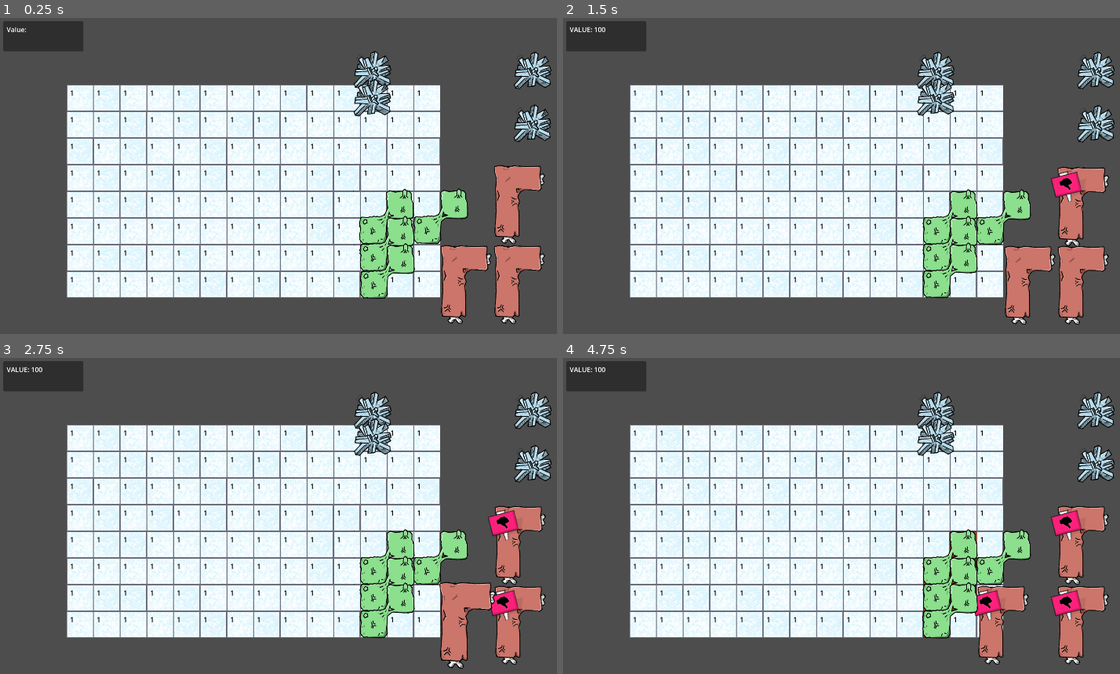
Above: before the commit, frames 1-4 (two rows, left to right).
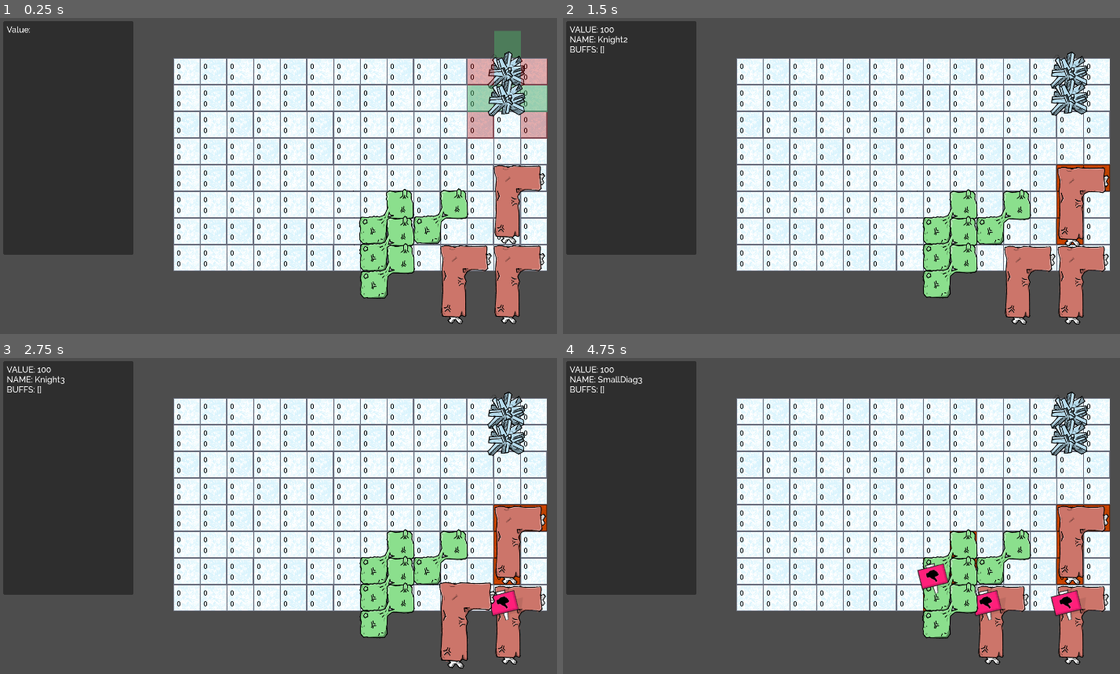
Above: after the commit, the same moments.

Repository: cliftonpatty/pelagi
Game: Godot game, scene res://scenes/world/sorting/ice_box.tscn
The game is run twice, just before and just after one commit, with the same random seed, the same clock (stepped at 60 frames per second) and the same inputs. This scene is started directly instead of the project's main scene.
Inputs (mouse positions are in pixels of both pictures, inside the frame that each line leads up to):
- Up to frame 1 (0.25 s): no input
- Up to frame 2 (1.5 s): move the mouse to (1069, 207) at 0.52 s; press the mouse at (1069, 207) at 0.53 s; hold D (RightMove) 0.53-1.28 s; tap Enter at 1.25 s; move the mouse to (1069, 286) at 1.27 s; release the mouse at (1069, 286) at 1.28 s; hold A (LeftMove) from 1.28 s (still down); tap Shift (Drill) at 1.35 s
- Up to frame 3 (2.75 s): click (506, 626) at 1.55 s; move the mouse to (451, 626) at 2.02 s; release A (LeftMove) at 2.03 s; press the mouse at (451, 626) at 2.03 s; hold D (RightMove) from 2.03 s (still down)
- Up to frame 4 (4.75 s): tap Space at 2.75 s; move the mouse to (936, 598) at 2.77 s; release the mouse at (936, 598) at 2.78 s; tap R (RotateTetro) at 2.85 s; click (936, 598) at 3.05 s; move the mouse to (936, 569) at 3.52 s; release D (RightMove) at 3.53 s; press the mouse at (936, 569) at 3.53 s; hold A (LeftMove) from 3.53 s (still down); tap Enter at 4.25 s; move the mouse to (936, 623) at 4.27 s; release the mouse at (936, 623) at 4.28 s; tap Shift (Drill) at 4.35 s; click (936, 623) at 4.55 s

The runs differ from the first frame. In frame 1, 44% of the frame differs, in the area x 0-100%, y 0-97%; in frame 2, 44%; in frame 3, 44%; in frame 4, 45%.

Commit message:
Grid Basics complete. Buffs and Debuffs complete. Testing Normal Maps.

Diff:
--- /dev/null
+++ b/assets/style_boxes/deco_range_helper.tres
@@ -0,0 +1,5 @@
+[gd_resource type="StyleBoxFlat" format=3 uid="uid://dqwayhj66rih4"]
+
+[resource]
+resource_name = "normal"
+bg_color = Color(0.819608, 0.290196, 0.141176, 1)
--- a/project.godot
+++ b/project.godot
@@ -64,6 +64,7 @@
 [debug]
 
 gdscript/warnings/unused_variable=0
+gdscript/warnings/unused_parameter=0
 gdscript/warnings/integer_division=0
 
 [display]
--- a/scenes/meat/base_deco.gd
+++ b/scenes/meat/base_deco.gd
@@ -2,30 +2,136 @@
 
 class_name Deco
 
-@export var decoRange : int = 1
+@onready var indicatorInst : PackedScene = preload("res://scenes/meat/deco_range_helper.tscn")
+
+@onready var panelParent : Control = $PanelParent
+
+@export var decoRange : int = 2
+
+@export var buffValue : int = 2
 ##The direction this decorations buffs head in
 ##they expand one block in each direction for each 'range'
-@export_enum( "Vertical Line", "Horizontal Line", "Cross", "Diag", "Square") var decoSpreadType: int
+@export_enum( "Vertical Line", "Horizontal Line", "Cross", "Diag", "Square") var decoBuffType: int
+
+@export var debuffValue : int = 4
+##USUALLY NONE
+##The direction this decorations debuffs head in
+##they expand one block in each direction for each 'range'
+@export_enum( "Vertical Line", "Horizontal Line", "Cross", "Diag", "Square", "None") var decoDebuffType: int = 5
+
+var buffLocations : Dictionary = {}
 
 func _ready() -> void:
+	if decoDebuffType == decoBuffType:
+		push_warning("You've got stacked Buffs and Debuffs - Prob Unintentional")
+
+	posArray.append(Vector2.ZERO)
 	super() #Run our parent ready func (the script we extend from)
-	match decoSpreadType:
+	match decoBuffType:
 		0: # Vertical
-			print('vertical')
+			up_and_down(true)
 		1: # Horizontal
-			print('Horizontal')
+			left_and_right(true)
 		2: # Cross
-			print('cross')
+			up_and_down(true)
+			left_and_right(true)
 		3: # Diag
-			print('diag')
+			diag(true)
 		4: # Square
-			print('square')
+			square(true)
+
+	match decoDebuffType:
+		0: # Vertical
+			up_and_down(false)
+		1: # Horizontal
+			left_and_right(false)
+		2: # Cross
+			up_and_down(false)
+			left_and_right(false)
+		3: # Diag
+			diag(false)
+		4: # Square
+			square(false)
+		5: # NONE
+			pass
+
+	buffLocations = get_deco_locations()
+
+func get_deco_locations() -> Dictionary:
+	var returnDict = {}
+	for panel in panelParent.get_children():
+		var location = Vector2(
+			to_global(panel.position).x/gridSize,
+			to_global(panel.position).y/gridSize
+		)
+
+		var myGroup
+		if panel.is_in_group('buff'):
+			myGroup = 'buff'
+		if panel.is_in_group('debuff'):
+			myGroup = 'debuff'
+
+		returnDict[round(location)] = {
+			'parent' : self,
+			'group' : myGroup
+		}
+
+	return returnDict
 
 
-func on_settle():
-	pass
+func up_and_down(buff : bool):
+	for i in range(-decoRange, decoRange + 1):
+		if i != 0:
+			add_block(Vector2(0, i * gridSize), buff)
+
+func left_and_right(buff : bool):
+	for i in range(-decoRange, decoRange + 1):
+		if i != 0:
+			add_block(Vector2(i * gridSize, 0), buff)
+
+func diag(buff : bool):
+	for i in range(-decoRange, decoRange + 1):
+		if i != 0:
+			add_block(Vector2(i * gridSize,i * gridSize), buff)
+			add_block(Vector2(i * gridSize,-(i * gridSize)), buff)
+
+func square(buff : bool):
+	#I hate this but it works and it's fast so whatever.
+	var locations : Array[Vector2] = []
+	for i in range(-decoRange, decoRange + 1):
+		var testLoc = Vector2(-(i * gridSize),-(decoRange * gridSize))
+		if !locations.has(testLoc):
+			locations.append( testLoc )
+		testLoc = Vector2(-(i * gridSize), decoRange * gridSize)
+		if !locations.has(testLoc):
+			locations.append( testLoc )
+		testLoc = Vector2(-(decoRange * gridSize),-(i * gridSize))
+		if !locations.has(testLoc):
+			locations.append( testLoc )
+		testLoc = Vector2(decoRange * gridSize,-(i * gridSize))
+		if !locations.has(testLoc):
+			locations.append( testLoc )
+
+	for x in locations:
+		add_block(x, buff)
+
+func add_block(loc : Vector2, buff : bool):
+	var newIndicator = indicatorInst.instantiate()
+	panelParent.call_deferred("add_child", newIndicator)
+	newIndicator.position = loc
+	newIndicator.toggle_color(buff)
 
 
-#Overwriting this
-func buff_toggle(active : bool, obj):
-	pass
+func dropped_extended():
+	updated_deco_coverage()
+
+#Get the gridblocks underneath our decoration locations
+
+func updated_deco_coverage():
+	buffLocations.clear()
+	buffLocations = get_deco_locations()
+
+
+func update_held(v):
+	for panel in panelParent.get_children():
+		panel.colorIndicator.visible = v
--- a/scenes/meat/base_deco.tscn
+++ b/scenes/meat/base_deco.tscn
@@ -5,16 +5,24 @@
 [ext_resource type="Texture2D" uid="uid://baf0n0be7uc73" path="res://assets/images/meat/tetro/deco_crystal.png" id="2_j8546"]
 
 [node name="BaseDeco" instance=ExtResource("1_y5ved")]
+position = Vector2(0, 0)
 script = ExtResource("2_g6ynj")
-decoRange = 1
-decoSpreadType = 2
+decoRange = 2
+buffValue = 2
+decoBuffType = 0
+debuffValue = 4
+decoDebuffType = 1
 
-[node name="CollisionPolygon2D" type="CollisionPolygon2D" parent="." index="0"]
+[node name="PanelParent" type="Control" parent="." index="0"]
+layout_mode = 3
+anchors_preset = 0
+
+[node name="CollisionPolygon2D" type="CollisionPolygon2D" parent="." index="1"]
 position = Vector2(3.8147e-06, 0)
 scale = Vector2(0.334204, 0.324873)
 polygon = PackedVector2Array(-95.7499, -98.5, -95.7499, -73.875, -113.703, -40.0156, -113.703, -12.3125, -128.664, -6.1 …(513 unchanged characters)…
 
-[node name="Sprite2D" parent="." index="1"]
+[node name="Sprite2D" parent="." index="2"]
 position = Vector2(3.8147e-06, 0)
 texture = ExtResource("2_j8546")
 
--- a/scenes/meat/base_tetro.gd
+++ b/scenes/meat/base_tetro.gd
@@ -6,20 +6,27 @@
 @export var valueMoney : int = 100
 @export var valueOnSpecial : bool = false
 var newValue : int
-var buffData : int = 0 #Eventually an array of dictionaries, just a flat amount now
+var buffData : Array = []#Eventually array of dictionaries, just a flat amount now
 
 #Init Vars and References-------------------------------------------------------
 @onready var sprite = $Sprite2D
 @onready var gridSize : int = SortingGlobals.gridSize #Individual grid block size
 @onready var locationParent : Node2D = $Locations #Parent to individual location markers
-var gridCoverage : int #Lets us know how many total grid blocks this will cover, if needed
+
+#WHAT GRID BLOCKS ARE BELOW US--------------------------------------------------
+#Think of these tetros like moving scanners, updating a 'basket' with whatever
+#objects sit below them
+var blocksBelow : Array[GridBlock] = []
 
 #Grab and Move------------------------------------------------------------------
 var mouseOver : bool = false
 var trueHover : bool = false #Is the mouse over and is this the top object?
-var held : bool = false
-var pickupPoint : Vector2
-var dropTarget : Vector2
+var held : bool :
+	set(v):
+		held = v
+		update_held(v)
+var _pickupPoint : Vector2
+var _dropTarget : Vector2
 var posArray : Array[Vector2]
 
 #Flagged as invalid on the grid (or off the grid)-------------------------------
@@ -38,9 +45,9 @@
 
 
 func _ready() -> void:
+	held = false
 	newValue = valueMoney
-	gridCoverage = locationParent.get_child_count()
-	dropTarget = global_position
+	_dropTarget = global_position
 	spriteScale = sprite.scale
 	originalScale = sprite.scale
 
@@ -48,7 +55,6 @@
 func _on_mouse_entered() -> void:
 	mouseOver = true
 	add_to_group('hovered')
-
 
 
 func _on_mouse_exited() -> void:
@@ -67,11 +73,11 @@
 
 	sprite.scale = lerp(sprite.scale, spriteScale, 10 * delta)
 	if held:
-		dropTarget = get_global_mouse_position() + pickupPoint
+		_dropTarget = get_global_mouse_position() + _pickupPoint
 
 	global_position = lerp(
 		global_position,
-		snapped(dropTarget, Vector2(gridSize, gridSize)),
+		snapped(_dropTarget, Vector2(gridSize, gridSize)),
 		10 * delta
 		)
 
@@ -96,35 +102,31 @@
 	if event.is_action_pressed("MouseLeft"):
 		if mouseOver and is_on_top():
 			held = true
-			pickupPoint = global_position - get_global_mouse_position()
+			_pickupPoint = global_position - get_global_mouse_position()
 			spriteScale *= 1.1
 			emit_signal("discard_position", get_pos_array(), self)
 
 	if event.is_action_released("MouseLeft"):
 		if held:
 			emit_signal("emit_position", get_pos_array(), self)
-
+			dropped_extended() # Extended drop functionality if needed
 		held = false
 		spriteScale = originalScale
-		dropTarget = global_position
-
-		#Runs EVERY tetros settle function - this is to calculate
-		#buffs/debuffs/adjacencies/blah blah blah
-		on_settle()
+		_dropTarget = global_position
 
 	if event.is_action_pressed("RotateTetro"):
 		if held:
 			rotation = rotation + deg_to_rad(90)
 
 #Called externally - from the grid
-func validate_stack(val : bool):
+func validate_stack(val : bool) -> void:
 	$TempFlag.visible = !val
 	flagged = !val
 
 
-#What to do once we are placed and happy
-func on_settle():
+func dropped_extended(): # Extended drop functionality if needed
 	pass
+
 
 #Multiple objects can be hovered at once - next two functions are solving this
 #Ensure that we only grab the top-most tetro
@@ -136,7 +138,7 @@
 	return true
 
 
-func true_hover_actions(active : bool):
+func true_hover_actions(active : bool) -> void:
 	trueHover = active
 	if trueHover:
 		emit_signal("emit_hovered", self)
@@ -144,6 +146,35 @@
 		pass
 
 
-func get_buffed(buff):
-	print(buff)
+func refresh_grid_status():
+	apply_buffs()
+
+
+#Run whenever held is updated---------------------------------------------------
+func update_held(v) -> void:
 	pass
+
+#UPDATE OUR LIST OF BLOCKS BELOW US---------------------------------------------
+func update_blocks_below(block, addIt : bool):
+	if addIt:
+		blocksBelow.append(block)
+	else:
+		blocksBelow.erase(block)
+	apply_buffs()
+
+func apply_buffs():
+	newValue = valueMoney
+
+	if blocksBelow.any(func(el): return el.buffTotal > 0 ):
+		var compareValue : int = 0 #Find highest buff
+		for block in blocksBelow:
+			if block.buffTotal > compareValue:
+				compareValue = block.buffTotal
+		newValue *= compareValue
+
+	if blocksBelow.any(func(el): return el.debuffTotal > 0 ):
+		var compareValue : int = 0 #Find highest debuff
+		for block in blocksBelow:
+			if block.debuffTotal > compareValue:
+				compareValue = block.debuffTotal
+		newValue -= (compareValue * 4)
--- /dev/null
+++ b/scenes/meat/deco_range_helper.gd
@@ -0,0 +1,28 @@
+extends Node2D
+
+@onready var mySize : int = SortingGlobals.gridSize
+@onready var colorIndicator : ColorRect = $ColorRect
+@onready var label : Label = $ColorRect/Label
+@onready var style : StyleBoxFlat = preload("res://assets/style_boxes/deco_range_helper.tres")
+
+@export var buffColor : Color = '4da86883'
+@export var debuffColor : Color = 'b4000052'
+
+# Called when the node enters the scene tree for the first time.
+func _ready() -> void:
+	colorIndicator.size = Vector2(mySize,mySize)
+	pass # Replace with function body.
+
+
+# Called every frame. 'delta' is the elapsed time since the previous frame.
+func _process(delta: float) -> void:
+	pass
+
+func toggle_color(buff:bool) -> void:
+	await ready
+	if buff:
+		colorIndicator.color = buffColor
+		self.add_to_group('buff')
+	else:
+		colorIndicator.color = debuffColor
+		self.add_to_group('debuff')
--- /dev/null
+++ b/scenes/meat/deco_range_helper.tscn
@@ -0,0 +1,26 @@
+[gd_scene load_steps=3 format=3 uid="uid://dy3ky3jwn3p45"]
+
+[ext_resource type="Script" path="res://scenes/meat/deco_range_helper.gd" id="1_d04cq"]
+
+[sub_resource type="Theme" id="Theme_hp2un"]
+
+[node name="deco_range_helper" type="Node2D"]
+script = ExtResource("1_d04cq")
+
+[node name="ColorRect" type="ColorRect" parent="."]
+anchors_preset = 8
+anchor_left = 0.5
+anchor_top = 0.5
+anchor_right = 0.5
+anchor_bottom = 0.5
+offset_left = -32.0
+offset_top = -32.0
+offset_right = 32.0
+offset_bottom = 32.0
+grow_horizontal = 2
+grow_vertical = 2
+theme = SubResource("Theme_hp2un")
+
+[node name="Label" type="Label" parent="ColorRect"]
+offset_right = 64.0
+offset_bottom = 64.0
--- a/scenes/meat/tetro/knight.tscn
+++ b/scenes/meat/tetro/knight.tscn
@@ -1,15 +1,19 @@
-[gd_scene load_steps=4 format=3 uid="uid://b722dv8axjtst"]
+[gd_scene load_steps=5 format=3 uid="uid://b722dv8axjtst"]
 
 [ext_resource type="PackedScene" uid="uid://dsesdly7bd67f" path="res://scenes/meat/base_tetro.tscn" id="1_52fbu"]
+[ext_resource type="Texture2D" uid="uid://dpt8lbv61phjh" path="res://assets/images/meat/tetro/bone_l.png" id="2_fn5ug"]
+[ext_resource type="Texture2D" uid="uid://c5n3gpcwyyxbx" path="res://assets/images/meat/tetro/bone_l_normal.png" id="3_db2jq"]
 
-[sub_resource type="RectangleShape2D" id="RectangleShape2D_6sbxe"]
-size = Vector2(64, 184)
-
-[sub_resource type="RectangleShape2D" id="RectangleShape2D_mo0ap"]
-size = Vector2(66, 58)
+[sub_resource type="CanvasTexture" id="CanvasTexture_vvcfo"]
+diffuse_texture = ExtResource("2_fn5ug")
+normal_texture = ExtResource("3_db2jq")
 
 [node name="Knight" instance=ExtResource("1_52fbu")]
 position = Vector2(0, 0)
+
+[node name="Sprite2D" parent="." index="0"]
+rotation = 6.27969
+texture = SubResource("CanvasTexture_vvcfo")
 
 [node name="Label2" parent="Locations/Loc" index="0"]
 metadata/_edit_use_anchors_ = true
@@ -26,7 +30,7 @@
 metadata/_edit_use_anchors_ = true
 
 [node name="Loc3" type="Node2D" parent="Locations" index="2"]
-position = Vector2(56, -128)
+position = Vector2(64, -128)
 
 [node name="Label2" type="Label" parent="Locations/Loc3" index="0"]
 offset_left = -16.0
@@ -49,10 +53,8 @@
 horizontal_alignment = 1
 metadata/_edit_use_anchors_ = true
 
-[node name="CollisionShape2D" type="CollisionShape2D" parent="." index="3"]
-position = Vector2(0, -60)
-shape = SubResource("RectangleShape2D_6sbxe")
-
-[node name="CollisionShape2D2" type="CollisionShape2D" parent="." index="4"]
-position = Vector2(63, -123)
-shape = SubResource("RectangleShape2D_mo0ap")
+[node name="CollisionPolygon2D" type="CollisionPolygon2D" parent="." index="3"]
+visible = false
+position = Vector2(16, -64)
+scale = Vector2(0.334204, 0.324873)
+polygon = PackedVector2Array(197.5, -285.4, 197.5, -275.3, 201.8, -223.1, 232.4, -216.3, 230.5, -198.5, 226.8, -198.5, 217.6, -179.5, 233.7, -147.5, 222.4, -147.5, 192.4, -93.5, 184.3, -93.5, 87.9, -97.3, 49.5, -68.5, 51.5, 240.5, 41.9, 240.5, 6.79999, 249.6, 23.6, 297.5, -5.70001, 297.5, -30.9, 271.4, -63.6, 295.2, -74.5, 289.6, -74.5, 287.1, -87.5, 276.1, -87.5, 266.1, -80.3, 251.7, -126.5, 241.5, -126.5, 234.6, -135.5, 214.6, -135.5, 202.3, -123.7, -180.9, -140.4, -275.5, -129.8, -275.5, -109.5, -284.9, -109.5, -289.6)
--- a/scenes/world/sorting/grid_block.gd
+++ b/scenes/world/sorting/grid_block.gd
@@ -8,7 +8,10 @@
 var covered = false
 var hasDeco = false
 var decoRange = 0
-var buffs = 0
+var buffs : Array = []
+var debuffs : Array = []
+var buffTotal : int = 0
+var debuffTotal : int = 0
 var myLocation : Vector2 = Vector2.ZERO
 
 #@onready var myText : RichTextLabel
@@ -20,5 +23,28 @@
 
 # Called every frame. 'delta' is the elapsed time since the previous frame.
 func _process(delta: float) -> void:
-	#$Label.text = str(buffs)
+	$Label.text = str(buffTotal,'\n',debuffTotal)
 	pass
+
+
+func update_buffs(buff, addIt : bool):
+
+	if addIt:
+		if buff.group == 'buff':
+			print('its a buff')
+			buffs.append(buff.parent)
+		else:
+			debuffs.append(buff.parent)
+	else:
+		if buff.group == 'buff':
+			buffs.erase(buff.parent)
+		else:
+			debuffs.erase(buff.parent)
+
+	buffTotal = 0
+	for obj in buffs:
+		buffTotal += obj.buffValue
+
+	debuffTotal = 0
+	for obj in debuffs:
+		debuffTotal += obj.debuffValue
--- a/scenes/world/sorting/grid_parent.gd
+++ b/scenes/world/sorting/grid_parent.gd
@@ -33,8 +33,6 @@
 			#ADD TO THE GRID DICT
 			myGrid[blockTrueGrid] = block
 
-
-
 			if index == 0:
 				gridStart = blockTrueGrid
 
@@ -45,8 +43,7 @@
 
 		xPos+=gridSize
 
-	print(gridStart,'\n' , gridExtent,'\n' , myGrid)
-
+#ADD or REMOVE from GRID--------------------------------------------------------
 
 func recieve_tetro_pos(pos, obj) -> void:
 	var allValid = check_valid_loop(pos, obj)
@@ -59,14 +56,6 @@
 		obj.validate_stack(false)
 
 
-func location_within_bounds(loc) -> bool:
-	if loc.x > gridExtent.x or loc.y > gridExtent.y:
-		return false
-	elif loc.y < gridStart.y or loc.y < gridStart.y:
-		return false
-	else:
-		return true
-
 func add_to_grid( pos : Array[Vector2], obj : Tetro) -> void:
 	buffPositions = []
 	for loc in pos:
@@ -74,15 +63,16 @@
 			var gridMatch = myGrid[loc]
 			gridMatch.covered = true
 			gridMatch.modulate = '#d74500' #Temp color change for debug/clarity
-	#if obj.is_in_group('deco'):
-	#	for i in obj.decoRange:
-	#		var inc : int = i + 1
-	#		#var loc : Vector2 = grid.myLocation
-	#		buffPositions += myGrid.filter( func(el):return el.myLocation == Vector2(loc.x - inc, loc.y ) )
-	#		buffPositions += myGrid.filter( func(el):return el.myLocation == Vector2(loc.x + inc, loc.y ) )
-	#		buffPositions += myGrid.filter( func(el):return el.myLocation == Vector2(loc.x, loc.y - inc ) )
-	#		buffPositions += myGrid.filter( func(el):return el.myLocation == Vector2(loc.x, loc.y + inc ) )
+			obj.update_blocks_below(gridMatch, true)
+	if obj.is_in_group('deco'):
+		obj.updated_deco_coverage()
+		for buffPos in obj.buffLocations:
+			if location_within_bounds(buffPos):
+				var gridMatch = myGrid[buffPos]
+				gridMatch.update_buffs(obj.buffLocations[buffPos], true)
+				buffPositions.append(gridMatch)
 	refresh_grid()
+
 
 func remove_tetro_pos(pos, obj) -> void:
 	if !obj.flagged:
@@ -91,17 +81,29 @@
 				var gridMatch = myGrid[loc]
 				gridMatch.covered = false
 				gridMatch.modulate = '#fff'
+				obj.update_blocks_below(gridMatch, false)
+		if obj.is_in_group('deco'):
+			for buffPos in obj.buffLocations:
+				if location_within_bounds(buffPos):
+					var gridMatch = myGrid[buffPos]
+					gridMatch.update_buffs(obj.buffLocations[buffPos], false)
 		refresh_grid()
 
+#REFRESH our GRID to check for BUFFS--------------------------------------------
+#As of now, this is just for debugging and shit...
 func refresh_grid() -> void:
-	#Wipe our buff values for safety
-	#for block in myGrid:
-		#block.buffs = 0
+	#for item in myGrid:
+	#	var itemObj = myGrid[item]
+	#	if itemObj.buffs.size() > 0:
+	#		itemObj.modulate = '#ff87fc'
+	#	if itemObj.debuffs.size() > 0:
+	#		itemObj.modulate = '#ff87fc'
+	#	else:
+	#		itemObj.modulate = '#fff'
+	pass
 
-	for buffObj in buffPositions:
-		buffObj.buffs += 1
+#VALIDATE POSITIONS-------------------------------------------------------------
 
-#This and check_valid_pos could easily be combined
 func check_valid_loop(pos,obj):
 	var allValid = true
 	for vect in pos:
@@ -114,14 +116,19 @@
 
 func check_valid_pos(vect, obj):
 	var relevantBlock = myGrid.find_key(vect)
-	if vect.x > gridExtent.x or vect.y > gridExtent.y:
-		print('invalid : out of bounds')
-		return false
-	elif vect.x < gridStart.x or vect.y < gridStart.y:
-		print('invalid : out of bounds')
+	if !location_within_bounds(vect):
 		return false
 	elif myGrid[vect].covered:
 		print('invalid : covered')
 		return false
 	else:
 		return true
+
+
+func location_within_bounds(loc) -> bool:
+	if loc.x > gridExtent.x or loc.y > gridExtent.y:
+		return false
+	elif loc.x < gridStart.x or loc.y < gridStart.y:
+		return false
+	else:
+		return true
--- a/scenes/world/sorting/ice_box.gd
+++ b/scenes/world/sorting/ice_box.gd
@@ -1,7 +1,7 @@
 extends Node2D
 
 @onready var gridRef : Node2D = $GridParent
-@onready var textLabel : RichTextLabel = $Control/Panel/RichTextLabel
+@onready var textLabel : RichTextLabel = $Panel/RichTextLabel
 @onready var tetroParent : Node2D = $Tetro
 
 var lastPickup
@@ -20,7 +20,8 @@
 
 func tetro_pos_handoff(pos, obj):
 	gridRef.recieve_tetro_pos(pos, obj)
-
+	for tetro in tetroParent.get_children():
+		tetro.refresh_grid_status()
 
 func tetro_pos_removal(pos, obj):
 	gridRef.remove_tetro_pos(pos, obj)
@@ -30,10 +31,12 @@
 		lastPickup.z_index = 0
 	lastPickup = obj
 	lastPickup.z_index = 10
-
+	for tetro in tetroParent.get_children():
+		tetro.refresh_grid_status()
 
 func new_hover(obj : Tetro):
 	textLabel.text = str(
 		"VALUE: ", obj.newValue,'\n',
-		"NAME: ", obj.name
+		"NAME: ", obj.name,'\n',
+		"BUFFS: ", obj.buffData
 		)
--- a/scenes/world/sorting/ice_box.tscn
+++ b/scenes/world/sorting/ice_box.tscn
@@ -1,16 +1,18 @@
-[gd_scene load_steps=6 format=3 uid="uid://dbfedaoiejyag"]
+[gd_scene load_steps=8 format=3 uid="uid://dbfedaoiejyag"]
 
 [ext_resource type="Script" path="res://scenes/world/sorting/ice_box.gd" id="1_2ed8v"]
 [ext_resource type="PackedScene" uid="uid://uvtvgciwio5a" path="res://scenes/world/sorting/grid_parent.tscn" id="2_tm08s"]
 [ext_resource type="PackedScene" uid="uid://b722dv8axjtst" path="res://scenes/meat/tetro/knight.tscn" id="3_ic0km"]
 [ext_resource type="PackedScene" uid="uid://c31afg7rd5r56" path="res://scenes/meat/tetro/small_diag.tscn" id="4_tfiss"]
 [ext_resource type="PackedScene" uid="uid://c7h6ejlf30pyj" path="res://scenes/meat/base_deco.tscn" id="5_qfgc5"]
+[ext_resource type="FontFile" uid="uid://fkfc58xccjpj" path="res://assets/fonts/Raleway-Medium.ttf" id="6_jae2y"]
+[ext_resource type="FontFile" uid="uid://de52y4jk67scc" path="res://assets/fonts/Raleway-Bold.ttf" id="7_xifxm"]
 
 [node name="IceBox" type="Node2D"]
 script = ExtResource("1_2ed8v")
 
 [node name="GridParent" parent="." instance=ExtResource("2_tm08s")]
-position = Vector2(192, 192)
+position = Vector2(448, 128)
 
 [node name="Tetro" type="Node2D" parent="."]
 y_sort_enabled = true
@@ -44,47 +46,36 @@
 valueMoney = 100
 
 [node name="BaseDeco" parent="Tetro" groups=["deco"] instance=ExtResource("5_qfgc5")]
-position = Vector2(1272, 128)
+position = Vector2(1232, 216)
 priority = 1.0
-decoSpreadType = 4
+decoRange = 1
+decoBuffType = 1
+decoDebuffType = 3
 
 [node name="BaseDeco2" parent="Tetro" groups=["deco"] instance=ExtResource("5_qfgc5")]
-position = Vector2(888, 104)
+position = Vector2(1224, 120)
 priority = 1.0
-decoSpreadType = 1
-valueMoney = 119
+decoRange = 1
+decoBuffType = null
+decoDebuffType = 5
 
-[node name="BaseDeco3" parent="Tetro" groups=["deco"] instance=ExtResource("5_qfgc5")]
-position = Vector2(1264, 240)
-priority = 1.0
-decoSpreadType = 0
-
-[node name="BaseDeco4" parent="Tetro" groups=["deco"] instance=ExtResource("5_qfgc5")]
-position = Vector2(880, 216)
-priority = 1.0
-decoSpreadType = 3
-valueMoney = 119
-
-[node name="Control" type="Control" parent="."]
-layout_mode = 3
-anchors_preset = 0
+[node name="Panel" type="Panel" parent="."]
 offset_left = 8.0
 offset_top = 8.0
-offset_right = 48.0
-offset_bottom = 48.0
+offset_right = 320.0
+offset_bottom = 568.0
 
-[node name="Panel" type="Panel" parent="Control"]
-layout_mode = 0
-offset_right = 192.0
-offset_bottom = 72.0
-
-[node name="RichTextLabel" type="RichTextLabel" parent="Control/Panel"]
-texture_filter = 2
+[node name="RichTextLabel" type="RichTextLabel" parent="Panel"]
+texture_filter = 1
 layout_mode = 0
 offset_left = 8.0
 offset_top = 8.0
-offset_right = 176.0
-offset_bottom = 32.0
+offset_right = 296.0
+offset_bottom = 552.0
+theme_override_fonts/normal_font = ExtResource("6_jae2y")
+theme_override_fonts/bold_font = ExtResource("7_xifxm")
+theme_override_font_sizes/normal_font_size = 20
+theme_override_font_sizes/bold_font_size = 20
 text = "Value:"
 fit_content_height = true
 scroll_active = false
Binary file added: assets/fonts/Raleway-Bold.ttf
Not shown, added: assets/fonts/Raleway-Bold.ttf.import
Binary file added: assets/fonts/Raleway-Medium.ttf
Not shown, added: assets/fonts/Raleway-Medium.ttf.import
Binary file added: assets/images/meat/tetro/bone_l_normal.png
Not shown, added: assets/images/meat/tetro/bone_l_normal.png.import
Not shown: 2 places in scenes/world/sorting/grid_block.tscn that only renumber resources
